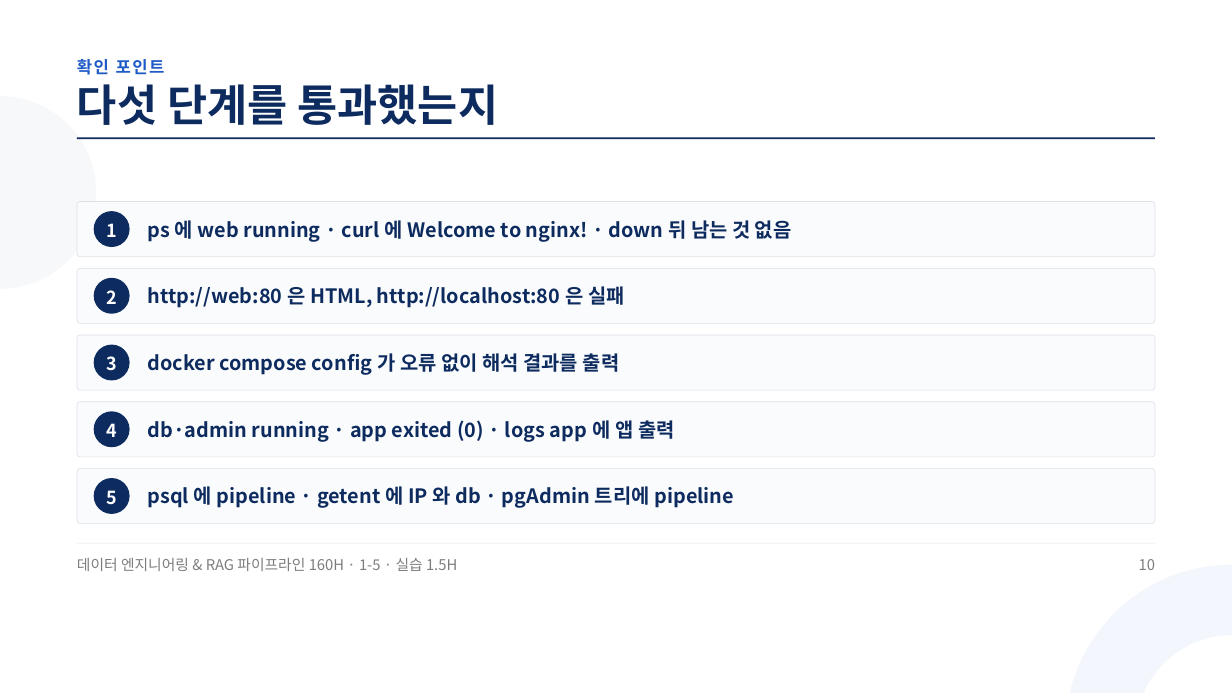
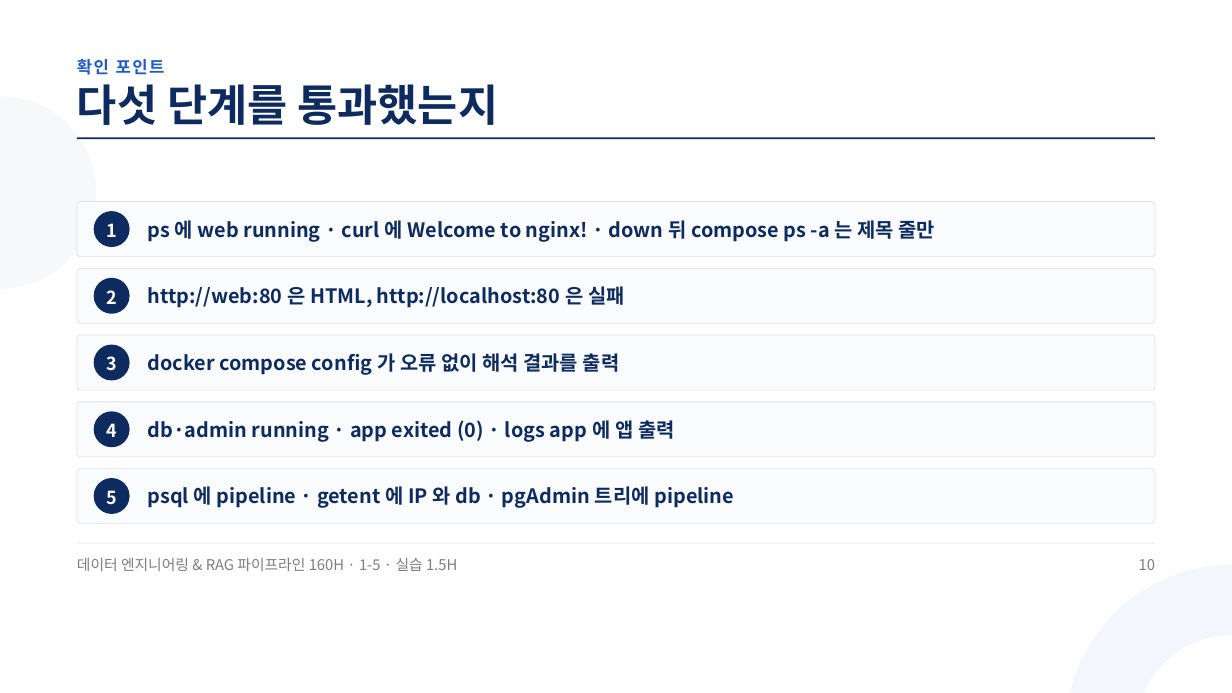
Before and after one commit to aebonlee/materials, a slide deck: slide 10 of data-eng/decks/w1d5s2.pptx. Drawn at 1232x693 pixels with LibreOffice and Linux fonts; fonts in the diff are those of the drawing. Boxes give left, top, right and bottom in pixels: in the first picture for what was removed or moved away, otherwise in the second. Text is boxed around its words. In the diff, an @@ line names an element or a change of style, - is before the commit and + after.

```diff
--- a/data-eng/decks/w1d5s2.pptx
+++ b/data-eng/decks/w1d5s2.pptx
@@ text at (148,220,935,242): text changed @@
-ps 에 web running · curl 에 Welcome to nginx! · down 뒤 남는 것 없음
+ps 에 web running · curl 에 Welcome to nginx! · down 뒤 compose ps -a 는 제목 줄만
```
Also in this commit, not shown: 1 other slide changed, 9 other files.
